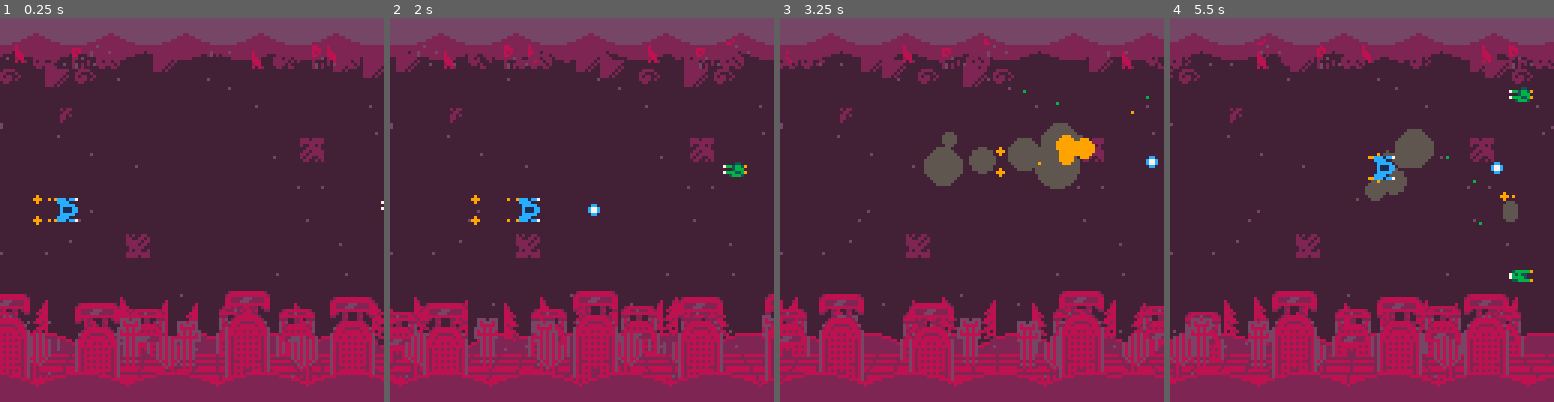
Above: before the commit, frames 1-4 (left to right).
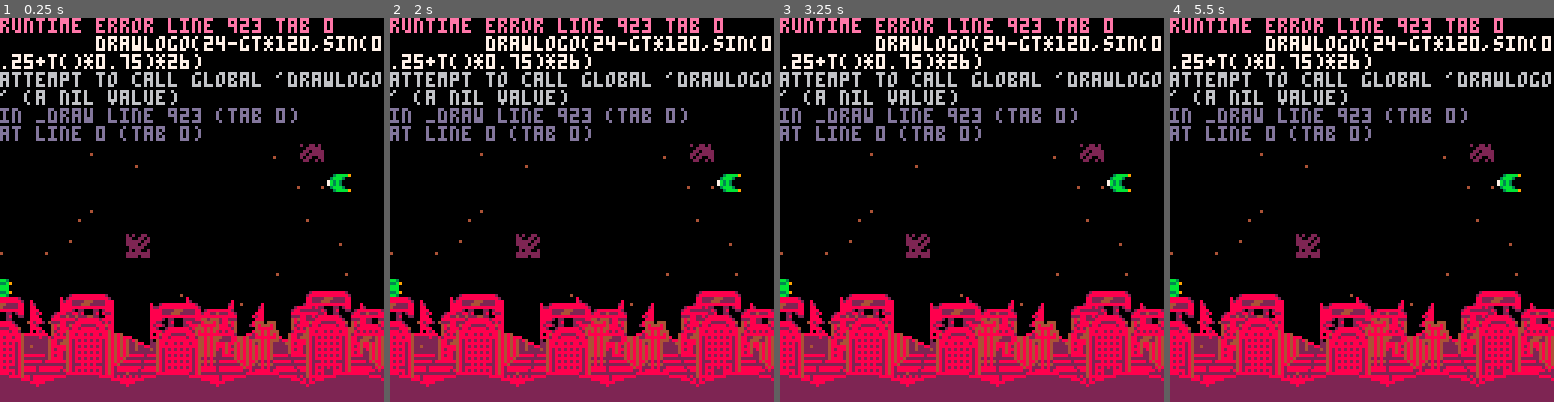
Above: after the commit, the same moments.

Repository: Sarah-Duck/toxic-invaders
Game: PICO-8 cartridge music.p8
Same seed, same stepped clock (60 frames per second), same inputs: the game is played once before the commit and once after it.
Inputs:
- Up to frame 1 (0.25 s): no input
- Up to frame 2 (2 s): tap X (X key) at 0.33, 1.07, 1.85 s; tap O (Z key) at 0.7, 1.7 s; hold Right from 1.6 s (still down); hold P2 Left from 1.6 s (still down)
- Up to frame 3 (3.25 s): release Right at 2.1 s; release P2 Left at 2.1 s; tap O (Z key) at 2.1, 2.5, 2.9 s; hold Up 2.15-2.42 s; hold P2 Down 2.15-2.42 s; hold Right 2.47-3.03 s; hold P2 Left 2.47-3.03 s; tap X (X key) at 2.97 s; hold Left from 3.08 s (still down); hold P2 Right from 3.08 s (still down)
- Up to frame 4 (5.5 s): tap O (Z key) every 0.4 s from 3.3 to 5.3 s; release Left at 3.58 s; release P2 Right at 3.58 s; hold Down 3.63-3.97 s; hold P2 Up 3.63-3.97 s; hold Right 4.02-4.68 s; hold P2 Left 4.02-4.68 s; tap X (X key) at 4.08, 5.2 s; hold Up 4.73-5.03 s; hold P2 Down 4.73-5.03 s; hold Left from 5.08 s (still down); hold P2 Right from 5.08 s (still down)

The runs differ from the first frame. In frame 1, 92% of the frame differs, in the area x 0-100%, y 0-97%; in frame 2, 93%; in frame 3, 92%; in frame 4, 93%.
Error after the commit: runtime error line 923 tab 0; drawlogo(24-gt*120,sin(0.25+t()*0.75)*26); attempt to call global 'drawlogo' (a nil value)

Commit message:
MENU WORKS!!!!!!

Diff:
--- a/background.lua
+++ b/background.lua
@@ -1,49 +1,49 @@
-bgcircles = {}
+-- bgcircles = {}
 
 function scrollingcircles(y, speed, spacing, radius, color)
     for i = 1, 256, spacing do
-        circfill((i-(t()*speed))%256-radius*2, y, radius, color)
+        circfill((i-(gt*speed))%256-radius*2, y, radius, color)
     end
 end
 
 function scrollingcirclelines(y, speed, spacing, radius, color)
     for i = 1, 256, spacing do
-        circ((i-(t()*speed))%256-radius*2, y, radius, color)
+        circ((i-(gt*speed))%256-radius*2, y, radius, color)
     end
 end
 
 function scrollingsprite(sprite,x,y,w,h,speed,flip)
     flip = flip or false
-    spr(sprite, (-t()*speed+x+w*8)%(128+w*8)-w*8, y, w, h, flip)
+    spr(sprite, (-gt*speed+x+w*8)%(128+w*8)-w*8, y, w, h, flip)
 end
 
 
-function addbgcircle(x, y, velx, r, color, pos)
-    local circle = {}
-    circle.x = x
-    circle.y = y
-    circle.velx = velx
-    circle.r = r
-    circle.color = color
+-- function addbgcircle(x, y, velx, r, color, pos)
+--     local circle = {}
+--     circle.x = x
+--     circle.y = y
+--     circle.velx = velx
+--     circle.r = r
+--     circle.color = color
 
-    function circle.draw(circle)
-        circle.x += circle.velx
+--     function circle.draw(circle)
+--         circle.x += circle.velx
 
-        if circle.x < 0 - circle.r * 2 then
-            del(bgcircles, circle)
-        end
-        circfill(circle.x,circle.y,circle.r,circle.color)
-    end
-    add(bgcircles,circle, pos)
-end
+--         if circle.x < 0 - circle.r * 2 then
+--             del(bgcircles, circle)
+--         end
+--         circfill(circle.x,circle.y,circle.r,circle.color)
+--     end
+--     add(bgcircles,circle, pos)
+-- end
 
 function drawbg()
     cls(0)
-    camera((sin(shake+t())*shake)/3, (sin(shake+t()/2.1)*shake)/3)
+    camera((sin(shake+t())*shake)/3, (sin(shake+gt/2.1)*shake)/3)
 
     --stars
     for i = 1, 64, 1 do
-        pset((((-t()*0.1)+i*4.3824)*(i/32))%128, sin(i*0.536382)*64+64, 4)
+        pset((((-gt*0.1)+i*4.3824)*(i/32))%128, sin(i*0.536382)*64+64, 4)
     end
 
     --galaxies
@@ -53,15 +53,15 @@
 
     --ringed planet
     palt(0,false)
-        spr(194,160-t(),50,4,2)
-        spr(199,200-t(),50,2,2)
-        spr(214,192-t(),58,1,1)
-        spr(201,160-t(),66,6,2)
-        spr(207,208-t(),66,1,1)
-        spr(234,152-t(),82,1,1)
-        spr(236,168-t(),82,3,1)
-        spr(250,152-t(),90,4,1)
-        spr(223,192-t(),82,1,1)
+        spr(194,160-gt,50,4,2)
+        spr(199,200-gt,50,2,2)
+        spr(214,192-gt,58,1,1)
+        spr(201,160-gt,66,6,2)
+        spr(207,208-gt,66,1,1)
+        spr(234,152-gt,82,1,1)
+        spr(236,168-gt,82,3,1)
+        spr(250,152-gt,90,4,1)
+        spr(223,192-gt,82,1,1)
     palt(0,true)
 
     --clouds
@@ -88,7 +88,7 @@
     scrollingcircles(-12, 40, 25, 20, 4)
 
 
-    camera((sin(shake+t())*shake)/2, (sin(shake+t()/2.1)*shake)/2)
+    camera((sin(shake+t())*shake)/2, (sin(shake+gt/2.1)*shake)/2)
     --landscape
     scrollingcirclelines(125, 72, 25, 20, 8)
     scrollingcircles(126, 72, 25, 20, 2)
@@ -99,7 +99,7 @@
     line(0, 117, 128, 117, 8)
     rectfill(0,119,128,128,8)
     for i = 1, 32, 1 do
-        line(((-t()+i*2.5)*80)%128, 111, ((-t()+i*2.5)*80)%128*1.2-12.8, 125, 2)
+        line(((-gt+i*2.5)*80)%128, 111, ((-gt+i*2.5)*80)%128*1.2-12.8, 125, 2)
     end
     --pine trees
     scrollingsprite(231,10,78+16,1,2,72,true)
@@ -132,7 +132,7 @@
     scrollingsprite(192,102,90,2,4,90)
     scrollingsprite(192,137,92,2,4,90)
 
-    camera(sin(shake+t())*shake, sin(shake+t()/2.1)*shake)
+    camera(sin(shake+t())*shake, sin(shake+gt/2.1)*shake)
     scrollingcirclelines(150, 100, 30, 32, 8)
     scrollingcircles(151, 100, 30, 32, 2)
 end
--- a/draw.lua
+++ b/draw.lua
@@ -13,83 +13,30 @@
 
 drawbg()
 drawobjs()
--- print(#obj)
 
-function drawlogo(x,y)
-    --default values
-    -- x = 24
-    -- y = 26
-
-    --this is a horrible way to draw the logo, but I'm doing it anyways. x3
-    -- muahahahahahahaha!!!!!!
-    sspr(0,24,16,8,x-1,y+2,32,16) --to
-    sspr(16,24,8,8,x+53,y+2,16,16) --ic
-    sspr(0,24,16,8,x-1,y+1,32,16) --to
-    sspr(16,24,8,8,x+53,y+1,16,16) --ic
-    --X
-    sspr(24,24,8,8,x+26,y-6,16,16)
-    sspr(24,24,8,8,x+42,y-6,16,16,true)
-    sspr(32,24,8,8,x+26,y+10,16,16, true)
-    sspr(32,24,8,8,x+42,y+10,16,16)
-    --X
-    sspr(24,24,8,8,x+26,y-8,16,16)
-    sspr(24,24,8,8,x+42,y-8,16,16,true)
-    sspr(32,24,8,8,x+26,y+8,16,16, true)
-    sspr(32,24,8,8,x+42,y+8,16,16)
-    --font
-    local text = "i n v a d e r s"
-    print(text, x+10, y+21, 3)
-    print(text, x+10, y+19, 3)
-    print(text, x+11, y+20, 3)
-    print(text, x+9, y+20, 3)
-    print(text, x+9, y+21, 3)
-    print(text, x+11, y+21, 3)
-    print(text, x+9, y+19, 3)
-    print(text, x+11, y+19, 3)
-    print(text, x+11, y+21, 3)
-    print(text, x+9, y+22, 3)
-    print(text, x+11, y+22, 3)
-    print(text, x+10, y+22, 3)
-    print(text, x+10, y+20, 14)
-    clip(x+10, y+20, 60, 3)
-    print(text, x+10, y+20, 11)
-    clip()
+if gamerunning then
+    if gameover then --gameover timer, it does a cute spinny!
+        print(ceil(respawntimer), 62+sin(t())*3,61+cos(t())*3, 4)
+        print(ceil(respawntimer), 62+sin(t())*3,60+cos(t())*3, 7)
+    elseif players[1].health <=0 then
+        print(ceil(players[1].inv), players[1].x+sin(t())*3, players[1].y+cos(t())*3+1, 4)
+        print(ceil(players[1].inv), players[1].x+sin(t())*3, players[1].y+cos(t())*3, 12)
+    elseif #players > 1 and players[2].health <=0 then
+        print(ceil(players[2].inv), players[2].x+sin(t())*3, players[2].y+cos(t())*3+1, 4)
+        print(ceil(players[2].inv), players[2].x+sin(t())*3, players[2].y+cos(t())*3, 9)
+    end
+end
+if not gamerunning or gt < 1 then
+    for i = 1, 3, 1 do
+        spr(basicenemysprites[i%#basicenemysprites+1], (-t()*(i*20)+(sin(i/3+t()/100)*128)+1*8)%(128+1*8)-1*8-gt*180, i*36+sin(t()*i/3)*i*2-20,1,1)
+    end
+    if t() < 0.68 then
+        drawlogo(24-gt*120,sin(0.25+t()*0.75)*26)
+    else
+        drawlogo(24-gt*120,26)
+    end
+    mainmenutext(24-gt*150,62)
+    credits(10-gt*140,100)
 end
 
-function mainmenutext(x,y)
-    -- default values
-    -- x = 24
-    -- y = 62
-
-    spr(17,x+2,y+4,1,1) --blue ship
-    spr(33,x+2,y+16,1,1) --orange ship
-    print("(A) - Lone Wolf", x+15,y+7,5)
-    print("(A) - Lone Wolf", x+15,y+6,6)
-    print("(B) - Companion", x+15,y+18,5)
-    print("(B) - Companion", x+15,y+17,6)
-end
-
-function credits(x,y)
-    -- default vaues
-    -- x = 10
-    -- y = 100
-
-    palt(2,true)
-    palt(0,false)
-    spr(53,x-5,y+6,1,1) --duck
-    pset(x+3,y+10,13) --extra dot for glasses
-    spr(54,x+104,y+6,1,1) --bot
-    palt(2,false)
-    palt(0,true)
-    print("1029chris   ribboncable", x+9,y+6,0)
-    print("1029chris   ribboncable", x+9,y+5,9)
-    print("code/tunes   art/sounds", x+8,y+13,0)
-    print("code/tunes   art/sounds", x+8,y+12,9)
-    print("made in vancouver - 2022", x+6,y+22,0)
-    print("made in vancouver - 2022", x+6,y+21,4)
-end
-
-
--- drawlogo(24,26)
--- mainmenutext(24,62)
--- credits(10,100)
+-- print(#obj)
--- a/enemies.lua
+++ b/enemies.lua
@@ -13,7 +13,7 @@
     enemy.inv = -1
     enemy.sprite = sprite
     enemy.health = health
-    enemy.shootcooldown = rnd(1)+2
+    enemy.shootcooldown = rnd(2)+1
     enemy.speed = speed
 
     function enemy.draw(enemy)
@@ -203,7 +203,7 @@
                     addbullet(enemy.x+4, enemy.y+4, sin(i/48)/2, cos(i/48)/2, true, 2)
                 end
             end
-            sfx(15)
+            sfx(19)
         end
         if enemy.x < -32 then
             del(enemies, enemy)
@@ -221,7 +221,7 @@
             if shake < 3 then
                 shake = 12
             end
-            sfx(17)
+            sfx(20)
             explosion(enemy.x+4, enemy.y+4, 8*4, 8*2)
             del(enemies, enemy)
         end
--- a/objects.lua
+++ b/objects.lua
@@ -1,4 +1,15 @@
 obj = {}
+gt = 0 -- game time
+scrollspeed = 0
+respawntimer = 0
+gameover = false
+gamerunning = false
+
+function startgame()
+    wave[currentwave].start()
+    music(0, 0, 3)
+    gamerunning = true
+end
 
 function updateobjs()
     foreach(players, function(obj) obj:update() end)
--- a/pickups.lua
+++ b/pickups.lua
@@ -2,9 +2,9 @@
 pickuptimer = 10
 function randompickups.update()
     pickuptimer -= 1/60
-    if (pickuptimer < 0) then
+    if pickuptimer < 0 then
         pickuptimer = 10
-        if rnd(100) > 93 then
+        if rnd(100) > 90 then
             addpickup(128, rnd(80)+20)
         end
     end
--- a/players.lua
+++ b/players.lua
@@ -1,18 +1,19 @@
 playercount = -1
+alwaysfire = false
 players = {}
 
-function addplayer(sprite, bulletsprite)
+function addplayer(x, y, sprite, bulletsprite)
     playercount += 1
     local player = {}
     player.health = 3
-    player.x = 18
-    player.y = 60
+    player.x = x
+    player.y = y
     player.w = 8
     player.h = 8
     player.sprite = sprite
     player.bulletsprite = bulletsprite
     player.ymov = 0
-    player.inv = -1
+    player.inv = 2
     player.id = playercount
     player.shootcooldown = 0.0
     player.particlecooldown = 0.0
@@ -23,7 +24,7 @@
         -- print(player.health)
 
         --draw a different sprite when moving, and blink when hurt
-        if player.inv < 0 or ceil(player.inv*10%2) == 1 then
+        if (player.inv < 0 or ceil(player.inv*10%2) == 1) and player.health > 0 then
             if (player.ymov == 0) then
                 spr(player.sprite, player.x, player.y)
             elseif (player.ymov == 1) then
@@ -44,30 +45,50 @@
         shake = 9
         sfx(10)
         explosion(player.x, player.y)
+        if isgameover() then --FUCK, GAME OVER YOU DIED!
+            gameover = true -- gameover set to true
+            respawntimer = 5 --respawns all players in 5 seconds
+            player.inv = 20
+            for i = 1, #enemies, 1 do
+                enemies[i].health = -1
+            end
+        elseif player.health <= 0 then
+            player.inv = 5
+        end
+    end
+
+    function player.respawn(player)
+        player.health = 3
+        player.inv = 3
+        for i = 1, 8, 1 do
+            addcircle(player.x+4, player.y+4, sin(i/8), cos(i/8), 2, 0.6, 7, 0)
+        end
     end
 
     function player.update(player)
         --movement
-        if btn(0, player.id) then
-            player.x -= 1
-        elseif btn(1, player.id) then
-            player.x += 1
-        end
-        if btn(2, player.id) then
-            player.y -= 1
-            player.ymov = 1
-        elseif btn(3, player.id) then
-            player.y += 1
-            player.ymov = -1
-        else
-            player.ymov = 0
+        if player.health > 0 then -- can only input if alive!!!
+            if btn(0, player.id) then
+                player.x -= 1
+            elseif btn(1, player.id) then
+                player.x += 1
+            end
+            if btn(2, player.id) then
+                player.y -= 1
+                player.ymov = 1
+            elseif btn(3, player.id) then
+                player.y += 1
+                player.ymov = -1
+            else
+                player.ymov = 0
+            end
         end
         player.x = mid(0, player.x, 120)
         player.y = mid(0, player.y, 120)
 
         --particles from rockets, and smoke/sparks from damage
         player.particlecooldown -= 1/60
-        if player.particlecooldown < 0 then
+        if player.particlecooldown < 0 and player.health > 0 then
             addcircle(player.x-1, player.y, -0.5, 0, 1.5, 0.5, 9, 0)
             addcircle(player.x-1, player.y+7, -0.5, 0, 1.5, 0.5, 9, 0)
             if player.health < 3 then
@@ -85,7 +106,7 @@
         --shooting after cooldown
         player.shootcooldown -= 1/60
         player.inv -= 1/60
-        if btn(4, player.id) and player.shootcooldown < 0 then
+        if (btn(4, player.id) or alwaysfire) and player.shootcooldown < 0 and player.health > 0 then
             --for i = 1, 4, 1 do
                 --addcircle(player.x+3, player.y+4, rnd(1)+0.5, rnd(1)-0.5, 1.5, rnd(0.4), 12)
             --end
@@ -97,9 +118,21 @@
             end
             player.shootcooldown = player.shootspeed
         end
+        --reusing the inv timer as a respawn timer when killed
+        if player.health <= 0 and player.inv < 0 and not gameover then
+            player:respawn()
+        end
     end
-
     add(players, player)
 end
 
-addplayer(16, 18)
+function isgameover()
+    for i = 1, #players, 1 do
+        if players[i].health > 0 then
+            return false
+        end
+    end
+    return true
+end
+
+-- addplayer(16, 18)
--- /dev/null
+++ b/ui.lua
@@ -0,0 +1,85 @@
+function drawlogo(x,y)
+    --default values
+    -- x = 24
+    -- y = 26
+
+    --this is a horrible way to draw the logo, but I'm doing it anyways. x3
+    -- muahahahahahahaha!!!!!!
+    sspr(0,24,16,8,x-1,y+2,32,16) --to shadow
+    sspr(16,24,8,8,x+53,y+2,16,16) --ic shadow
+    sspr(0,24,16,8,x-1,y+1,32,16) --to
+    sspr(16,24,8,8,x+53,y+1,16,16) --ic
+    --X shadow
+    sspr(24,24,8,8,x+26,y-6,16,16)
+    sspr(24,24,8,8,x+42,y-6,16,16,true)
+    sspr(32,24,8,8,x+26,y+10,16,16, true)
+    sspr(32,24,8,8,x+42,y+10,16,16)
+    --X
+    sspr(24,24,8,8,x+26,y-8,16,16)
+    sspr(24,24,8,8,x+42,y-8,16,16,true)
+    sspr(32,24,8,8,x+26,y+8,16,16, true)
+    sspr(32,24,8,8,x+42,y+8,16,16)
+    --font
+    local text = "i n v a d e r s"
+    print(text, x+10, y+21, 3)
+    print(text, x+10, y+19, 3)
+    print(text, x+11, y+20, 3)
+    print(text, x+9, y+20, 3)
+    print(text, x+9, y+21, 3)
+    print(text, x+11, y+21, 3)
+    print(text, x+9, y+19, 3)
+    print(text, x+11, y+19, 3)
+    print(text, x+11, y+21, 3)
+    print(text, x+9, y+22, 3)
+    print(text, x+11, y+22, 3)
+    print(text, x+10, y+22, 3)
+    print(text, x+10, y+20, 14)
+    clip(x+10, y+20, 60, 3)
+    print(text, x+10, y+20, 11)
+    clip()
+end
+
+function mainmenutext(x,y)
+    -- default values
+    -- x = 24
+    -- y = 62
+    x -= 1
+    if not gamerunning then
+        spr(17,x+2,y+4+sin(t()*0.7)*2,1,1) --blue ship
+        spr(33,x+2,y+16+sin(t()*0.7)*2,1,1) --orange ship
+    end
+    print("(\142) - Lone Wolf", x+15,y+7,5)
+    print("(\142) - Lone Wolf", x+15,y+6,6)
+    print("(\151) - Companion", x+15,y+18,5)
+    print("(\151) - Companion", x+15,y+17,6)
+end
+
+function credits(x,y)
+    -- default vaues
+    -- x = 10
+    -- y = 100
+
+    palt(2,true)
+    palt(0,false)
+    spr(53,x-4,y+6+sin(t())*2,1,1,(t()%2<1)) --duck
+    --pset(x+3,y+10+sin(t())*2,13) --extra dot for glasses
+    spr(54,x+104,y+6+cos(t())*2,1,1,(t()%2<1)) --bot
+    palt(2,false)
+    palt(0,true)
+    print("1029chris   ribboncable", x+9,y+6,0)
+    print("1029chris   ribboncable", x+9,y+5,9)
+    print("code/tunes   art/sounds", x+8,y+13,0)
+    print("code/tunes   art/sounds", x+8,y+12,9)
+    print("made in vancouver - 2022", x+6,y+22,0)
+    print("made in vancouver - 2022", x+6,y+21,4)
+end
+
+
+-- drawlogo(24,26)
+-- mainmenutext(24,62)
+-- credits(10,100)
+
+--this creates menu items that allow players to turn off screenshake, or always fire the ships gun.
+doshake = true
+menuitem(1, "toggle shaking", function() doshake = not doshake end)
+menuitem(2, "always fire", function() alwaysfire = not alwaysfire end)
--- a/update.lua
+++ b/update.lua
@@ -1,11 +1,40 @@
-updatewaves()
-updateobjs()
+--scrolling and respawn stuff
+respawntimer -= 1/60
+if gameover then
+    scrollspeed = mid(-1/60,scrollspeed-1/6000,1/60)
+    if respawntimer < 0 then
+        gameover = false
+        foreach(players, function(obj) obj:respawn() end)
+        setwave(mid(1,currentwave-2,#wave))
+    end
+elseif gamerunning then
+    updatewaves()
+    updateobjs()
+    scrollspeed = mid(0,scrollspeed+1/2000,1/60)
+end
+gt += scrollspeed
+
+if not gamerunning then
+    if btn(4) then
+        addplayer(18, 60, 16, 18)
+        startgame()
+    elseif btn(5) then
+        addplayer(18, 45, 16, 18)
+        addplayer(18, 75, 32, 34)
+        startgame()
+    end
+end
+
 --screenshake math
 shake = shake + 0.11 * (0 - shake);
 if shake < 1 then
     shake = 0
 end
+
+if not doshake then
+    shake = 0
+end
 --add another player if they fire
-if btn(4, 1) and playercount == 0 then
-    addplayer(32, 34)
-end
+-- if btn(4, 1) and playercount == 0 then
+--     addplayer(32, 34)
+-- end
--- a/waves.lua
+++ b/waves.lua
@@ -7,7 +7,7 @@
 wave[1] = {
     delay = 2,
     start = function()
-        addbasicenemy(130, 60, rnd(basicenemysprites), 1, 0.15)
+        addbasicenemy(150, 60, rnd(basicenemysprites), 1, 0.15)
     end,
     everysecond = function()
     end,
@@ -119,8 +119,8 @@
     end
 }
 
-wave[currentwave].start()
-music(0, 0, 3)
+--wave[currentwave].start()
+--music(0, 0, 3)
 
 function updatewaves()
     currentwavetime += 1/60
@@ -132,6 +132,7 @@
     if wave[currentwave].conditions() then
         delaytimer += 1/60
         if delaytimer > wave[currentwave].delay then
+            everysecondtimer = 0
             currentwave += 1
             currentwavetime = 0
             delaytimer = 0
@@ -140,3 +141,11 @@
         end
     end
 end
+
+function setwave(num)
+    everysecondtimer = 0
+    currentwave = num
+    currentwavetime = 0
+    delaytimer = 0
+    wave[currentwave].start()
+end
